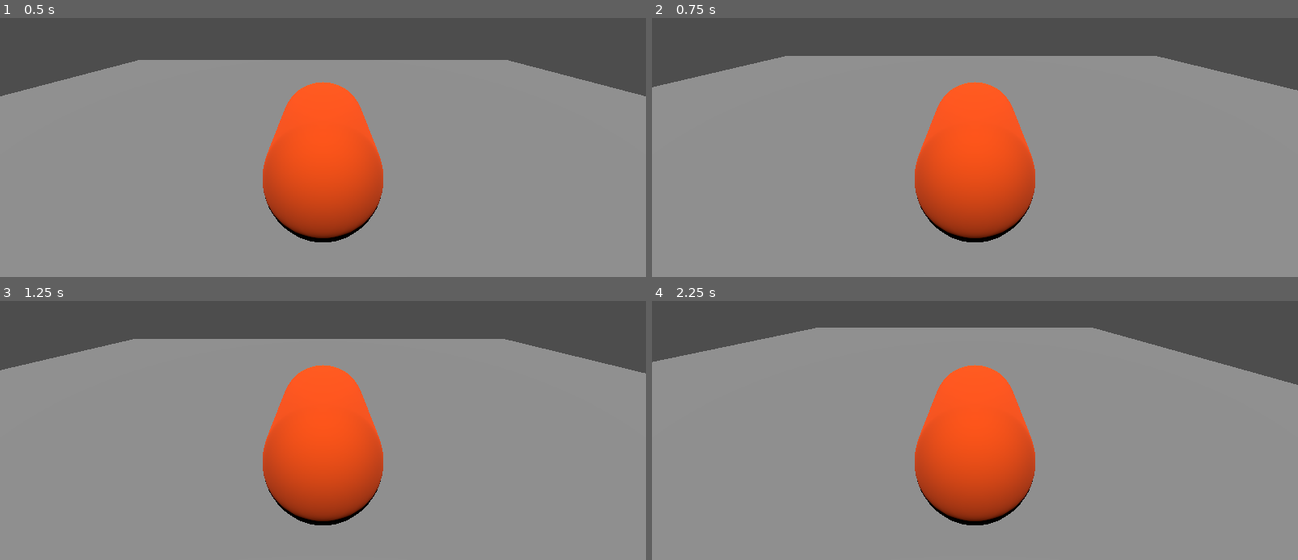
Above: before the commit, frames 1-4 (two rows, left to right).
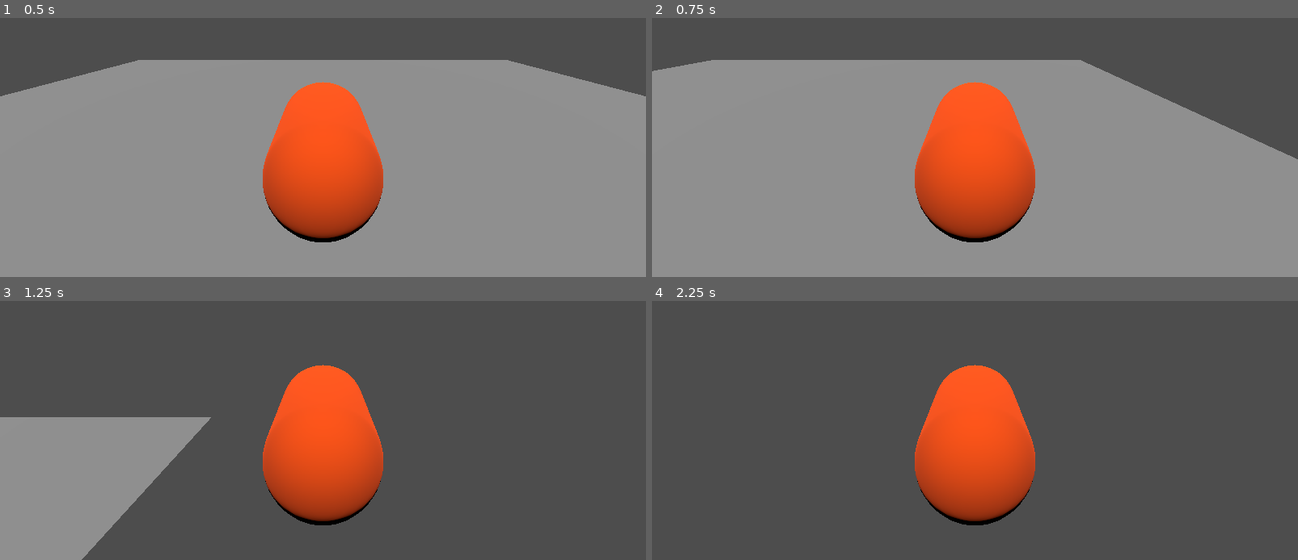
Above: after the commit, the same moments.

Repository: programerski-klub-fmf/cats-game
Game: Godot game, scene res://level/level.tscn
Two runs of this game, one before a commit and one after it. Both use one fixed random seed, a clock stepped at 60 frames per second and the inputs below.
Inputs:
- Up to frame 1 (0.5 s): no input
- Up to frame 2 (0.75 s): tap Enter at 0.5 s; hold D (right) from 0.53 s (still down); hold Shift (run) from 0.53 s (still down)
- Up to frame 3 (1.25 s): keep holding D (right); keep holding Shift (run); tap Space (jump) at 0.77, 0.8, 1.07 s
- Up to frame 4 (2.25 s): release D (right) at 1.28 s; release Shift (run) at 1.28 s; hold S (backwards) 1.28-2.03 s; tap Space (jump) at 1.35, 1.52, 1.82 s; tap Shift (run) at 1.55 s; hold D (right) from 2.03 s (still down); hold Shift (run) from 2.03 s (still down)

Frame 1 is identical in both runs. In frame 2, 7.0% of the frame differs, in the area x 0-100%, y 14-55%; in frame 3, 61%; in frame 4, 76%, in the area x 0-100%, y 10-100%.

Commit message:
Delujoc character controller

Diff:
--- a/assets/scripts/state_machine.gd
+++ b/assets/scripts/state_machine.gd
@@ -46,6 +46,8 @@
 	if state_name != "previous":
 		current_state.enter()
 
+	print("\nChanged state to: ", state_name)
+
 func _input(event: InputEvent) -> void:
 	if current_state:
 		current_state.handle_input(event)
--- a/player/player.gd
+++ b/player/player.gd
@@ -2,9 +2,9 @@
 extends CharacterBody3D
 
 
-const WALK_SPEED = 5.0
-const RUN_SPEED = 8.0
-const JUMP_VELOCITY = 4.5
+@export var walk_speed = 5.0
+@export var run_speed = 20.0
+@export var jump_velocity = 10
 
 # Get the gravity from the project settings to be synced with RigidBody nodes.
 var gravity = ProjectSettings.get_setting("physics/3d/default_gravity")
--- a/player/states/jump.gd
+++ b/player/states/jump.gd
@@ -2,10 +2,10 @@
 
 
 func enter() -> void:
-	player.velocity.y = player.JUMP_VELOCITY
+	player.velocity.y = player.jump_velocity
 
-func _physics_process(delta: float) -> void:
-	if player.is_on_floor():
+func physics_update(_delta: float) -> void:
+	if player.move_and_slide():
 		emit_signal("demands_transition_to", "idle")
 	else:
-		player.velocity.y -= player.gravity * delta
+		player.velocity.y -= player.gravity * _delta
--- a/player/states/on_ground/idle.gd
+++ b/player/states/on_ground/idle.gd
@@ -1,21 +1,16 @@
 extends PlayerState
 
 
-func handle_input(_event: InputEvent) -> void:
-	var _is_jump_input: bool = _event.is_action_pressed("jump")
+func update(_delta: float) -> void:
+	var _is_jump_input: bool = Input.is_action_pressed("jump")
 	var _is_move_input: bool = (
-		_event.is_action_pressed("left")
-		or _event.is_action_pressed("right")
-		or _event.is_action_pressed("forwards")
-		or _event.is_action_pressed("backwards")
-	)
-	var _is_run_input: bool = (
-		_is_move_input and _event.is_action_pressed("run")
+		Input.is_action_pressed("left")
+		or Input.is_action_pressed("right")
+		or Input.is_action_pressed("forwards")
+		or Input.is_action_pressed("backwards")
 	)
 
 	if _is_jump_input:
 		emit_signal("demands_transition_to", "jump")
-	elif _is_run_input:
-		emit_signal("demands_transition_to", "run")
 	elif _is_move_input:
 		emit_signal("demands_transition_to", "walk")
--- a/player/states/on_ground/on_ground.gd
+++ b/player/states/on_ground/on_ground.gd
@@ -3,31 +3,26 @@
 
 @onready var speed: float
 
-func physics_update(delta: float) -> void:
+
+func handle_input(_event: InputEvent) -> void:
+	var _is_jump_input: bool = _event.is_action_pressed("jump")
+	if _is_jump_input:
+		emit_signal("demands_transition_to", "jump")
+
+func physics_update(_delta: float) -> void:
 	var input_dir = Input.get_vector("left", "right", "forwards", "backwards")
-	print("Input: ", input_dir)
-#	var input_dir = Vector3.ZERO
-#	input_dir.x = int(Input.is_action_pressed("right")) - int(Input.is_action_pressed("left"))
-#	input_dir.z = int(Input.is_action_pressed("forwards")) - int(Input.is_action_pressed("backwards"))
 
 	var direction = (
 		player.transform.basis * Vector3(input_dir.x, 0, input_dir.y)
 		).normalized()
-	print("Direction: ", direction)
 	if direction:
 		player.velocity.x = direction.x * speed
 		player.velocity.z = direction.z * speed
 	else:
-		player.velocity.x = move_toward(player.velocity.x, 0, delta*speed)
-		player.velocity.z = move_toward(player.velocity.z, 0, delta*speed)
+		player.velocity.x = move_toward(player.velocity.x, 0, speed)
+		player.velocity.z = move_toward(player.velocity.z, 0, speed)
 
-	print("Velocity:", player.velocity)
 	var collision = player.move_and_slide()
 
-	print("After: ", player.velocity)
-
-#	if Input.is_action_just_pressed("jump"):
-#		emit_signal("demands_transition_to", "jump")
-
-	if player.velocity == Vector3.ZERO:
+	if not player.velocity:
 		emit_signal("demands_transition_to", "idle")
--- a/player/states/on_ground/run.gd
+++ b/player/states/on_ground/run.gd
@@ -2,4 +2,9 @@
 
 
 func enter() -> void:
-	speed = player.RUN_SPEED
+	speed = player.run_speed
+
+func update(_delta: float) -> void:
+	var _released_run: bool = not Input.is_action_pressed("run")
+	if _released_run:
+		emit_signal("demands_transition_to", "walk")
--- a/player/states/on_ground/walk.gd
+++ b/player/states/on_ground/walk.gd
@@ -2,4 +2,9 @@
 
 
 func enter() -> void:
-	speed = player.WALK_SPEED
+	speed = player.walk_speed
+
+func update(_delta: float) -> void:
+	var _is_run_input: bool = Input.is_action_pressed("run")
+	if _is_run_input:
+		emit_signal("demands_transition_to", "run")
